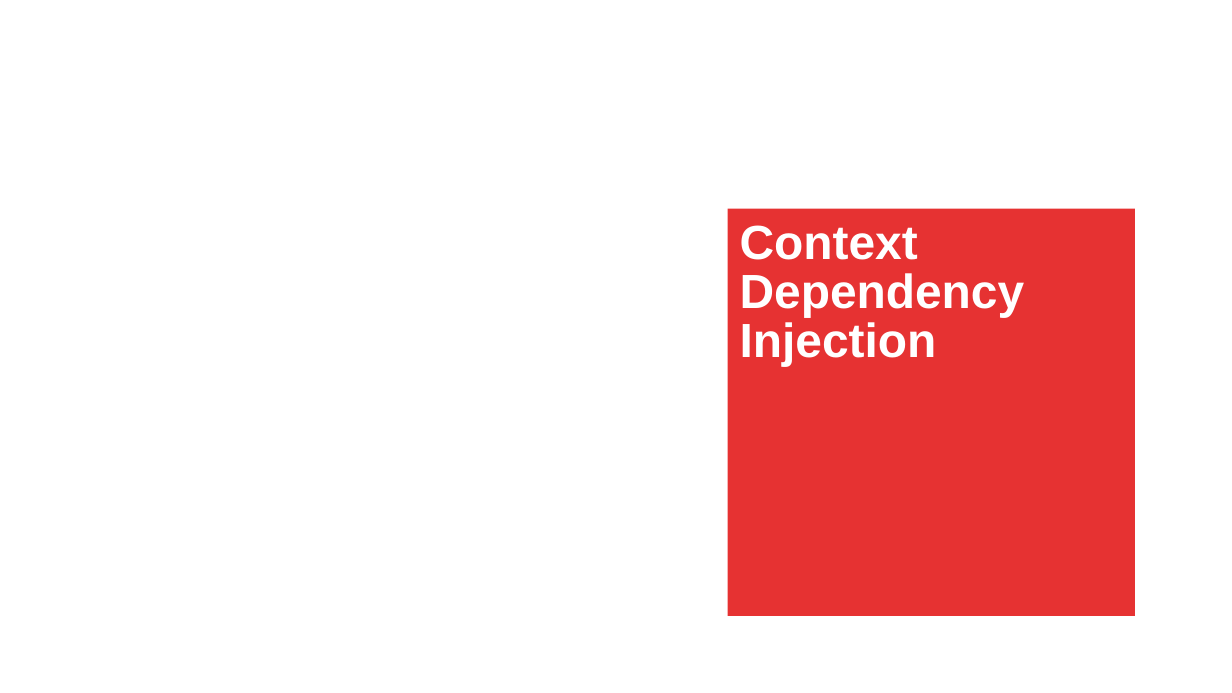
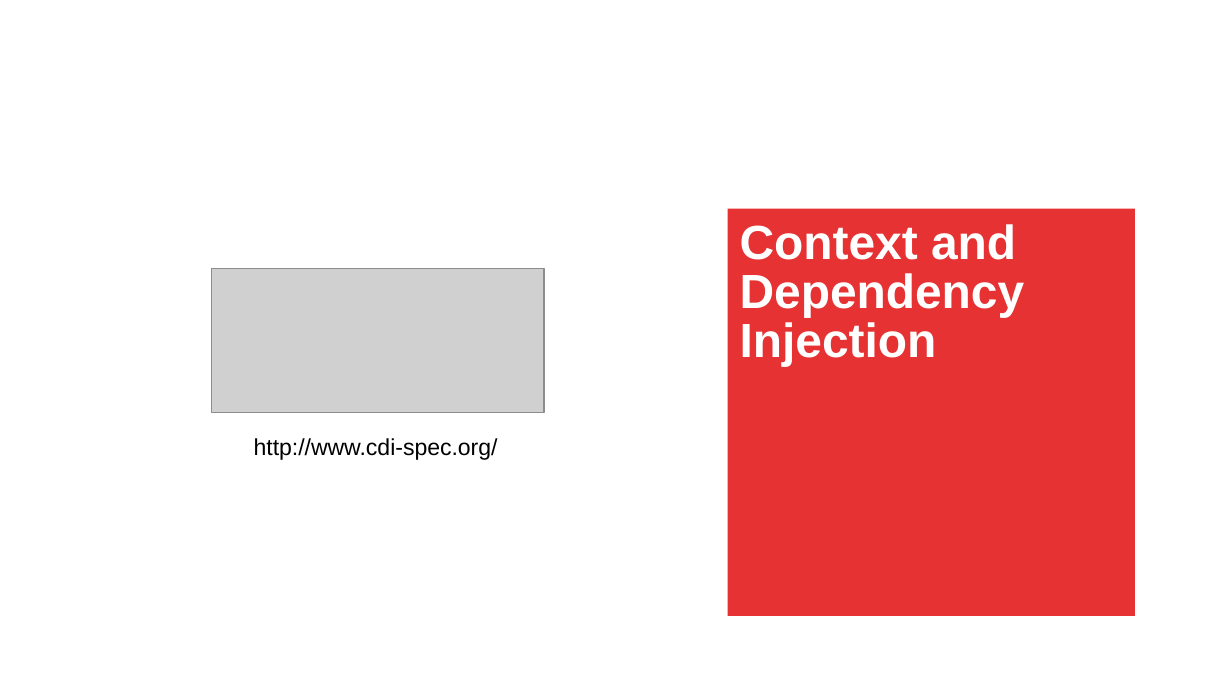
Before and after one commit to AMIS-Services/sig-springboot-1, a slide deck: slide 1 of CDI.pptx. Drawn at 1232x693 pixels with LibreOffice and Linux fonts; fonts in the diff are those of the drawing; grey boxes stand for pictures; background and template pictures are left out. Boxes give left, top, right and bottom in pixels: in the first picture for what was removed or moved away, otherwise in the second. Text is boxed around its words. In the diff, an @@ line names an element or a change of style, - is before the commit and + after.

```diff
--- a/CDI.pptx
+++ b/CDI.pptx
@@ title at [740,224,1025,366]: text changed @@
-Context
-Dependency
-Injection
+Context and
+Dependency
+Injection
@@ picture added at [212,269,545,413] @@
@@ text added at [254,438,498,460], 13.5 pt, text #000000 @@
+http://www.cdi-spec.org/
```
Also in this commit, not shown: 24 other slides changed, 33 slides removed.
